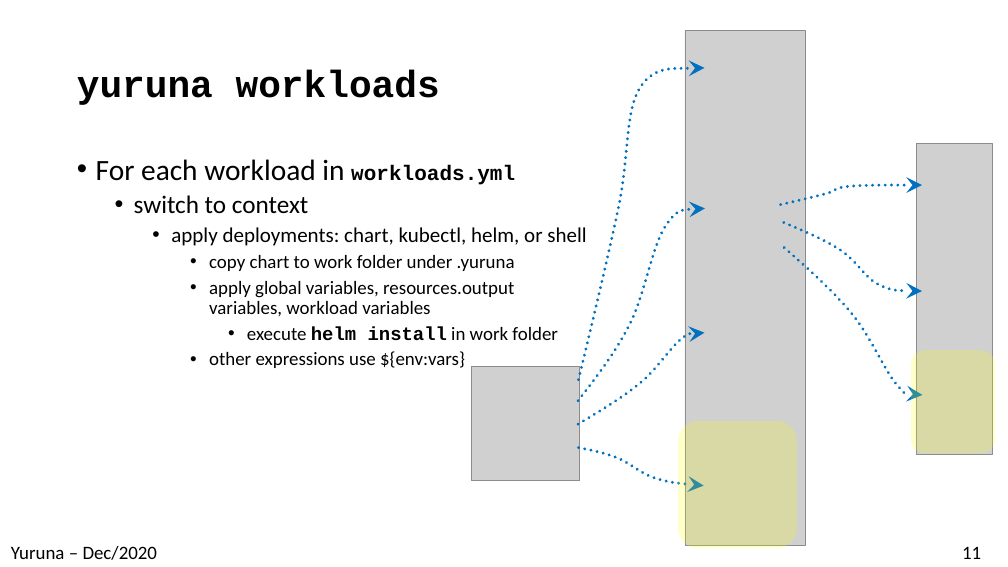
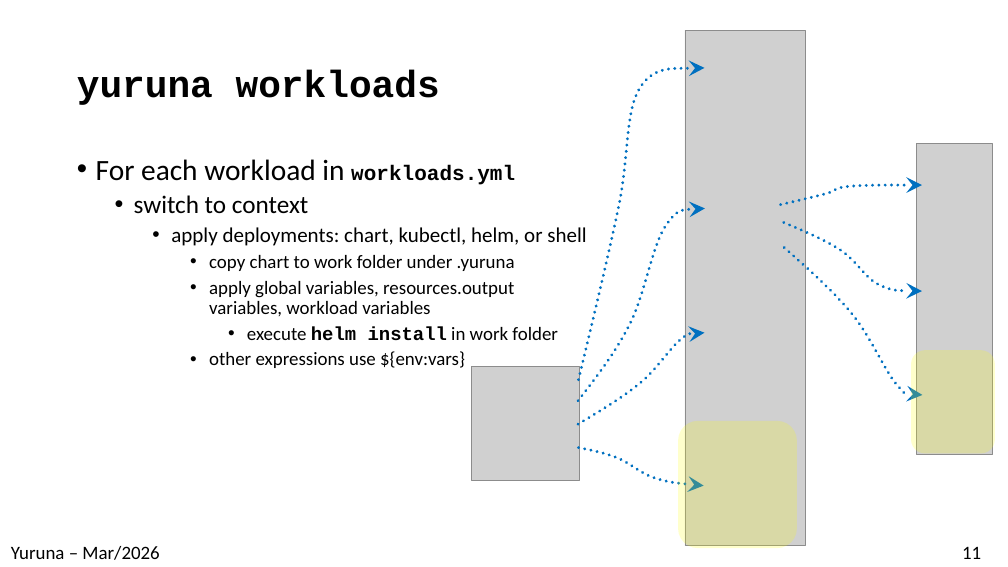
Before and after one commit to alissonsol/yuruna, a slide deck: slide 11 of docs/yuruna.pptx. Drawn at 1008x567 pixels with LibreOffice and Linux fonts; fonts in the diff are those of the drawing; grey boxes stand for pictures. Boxes give left, top, right and bottom in pixels: in the first picture for what was removed or moved away, otherwise in the second. Text is boxed around its words. In the diff, an @@ line names an element or a change of style, - is before the commit and + after.

```diff
--- a/docs/yuruna.pptx
+++ b/docs/yuruna.pptx
@@ text at [11,546,159,560]: text changed @@
-Yuruna – Dec/2020
+Yuruna – Mar/2026
```
Also in this commit, not shown: 17 other slides changed, 7 other files.
